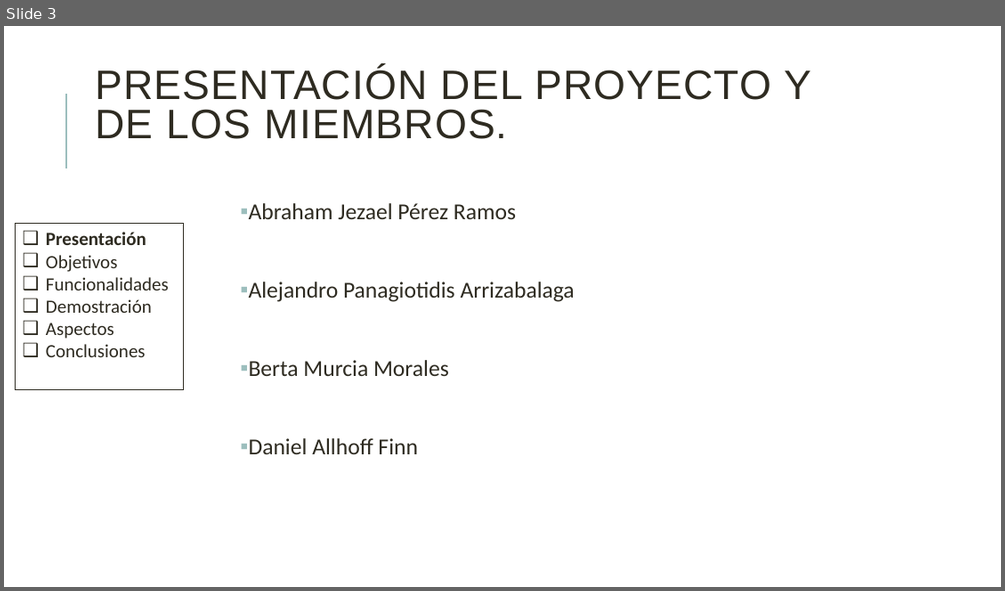
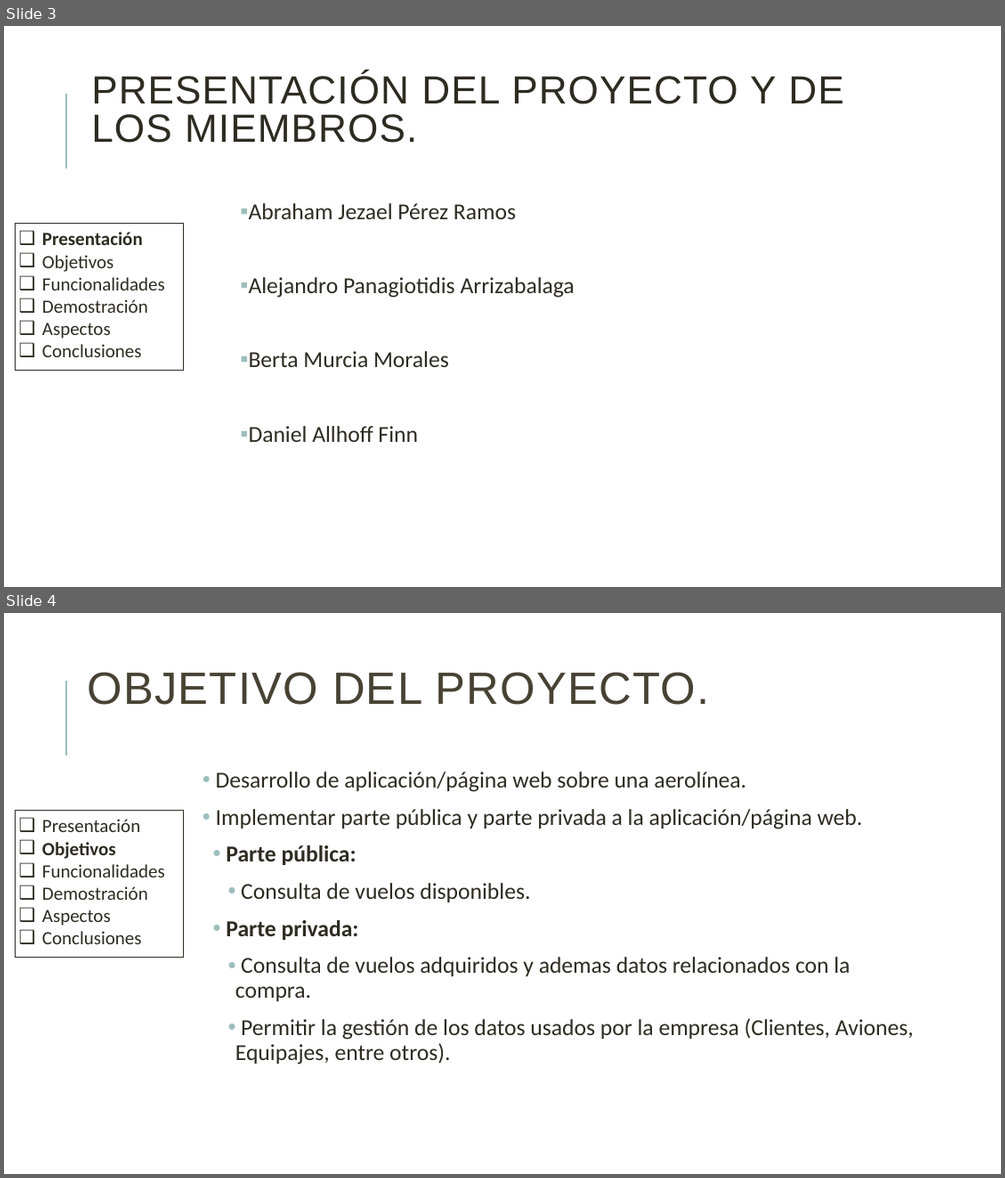
Before and after one commit to danielallhoff/M17-G4-AirDSS, a slide deck: AIRDSS.pptx. Shown one above the other, each under a label of ours: slide 3 before the commit, slides 3 and 4 after it. The pictures are 1005x591 and 1005x1178 pixels, drawn with LibreOffice and Linux fonts; fonts in the diff are those of the drawing. Boxes give left, top, right and bottom in pixels: in the first picture for what was removed or moved away, otherwise in the second. Text is boxed around its words. In the diff, an @@ line names an element or a change of style, - is before the commit and + after.

Commit message:
Presentación: Añadido Objetivo y Conclusión
Presentación: Añadido Objetivo y Conclusión y vistas Ticket y Equipaje

```diff
--- a/AIRDSS.pptx
+++ b/AIRDSS.pptx
@@ slide 4 added at (4,613,1001,1174), background #FFFFFF; not listed: 1 template element that a slide beside it also shows @@
@@ title added at (88,672,709,705), 43.6 pt, text #474233 @@
+OBJETIVO DEL PROYECTO.
@@ text added at (216,771,914,1064), 22 pt, text #2E2B21 @@
+• Desarrollo de aplicación/página web sobre una aerolínea.
+• Implementar parte pública y parte privada a la aplicación/página web.
+  • Parte pública:
+    • Consulta de vuelos disponibles.
+  • Parte privada:
+    • Consulta de vuelos adquiridos y ademas datos relacionados con la compra.
+    • Permitir la gestión de los datos usados por la empresa (Clientes, Aviones, Equipajes, entre otros).
@@ rectangle added at (16,811,184,957), outline #2E2B21 0.75 pt, 18 pt, text #2E2B21 @@
+❑ Presentación
+❑ Objetivos
+❑ Funcionalidades
+❑ Demostración
+❑ Aspectos
+❑ Conclusiones
@@ slide 3 changed as well @@
@@ title "PRESENTACIÓN DEL PROYECTO Y DE ..." at (91,72,843,143): size 39.6 to 37.8 pt @@
@@ text "Abraham Jezael Pérez Ramos" at (249,203,574,442): less space between paragraphs @@
@@ rectangle "Presentación": place and size @@
-rectangle "Presentación" at (16,224,184,389)
+rectangle "Presentación" at (16,224,184,370)
```
Also in this commit, not shown: 17 other slides changed, 2 other slides added.
